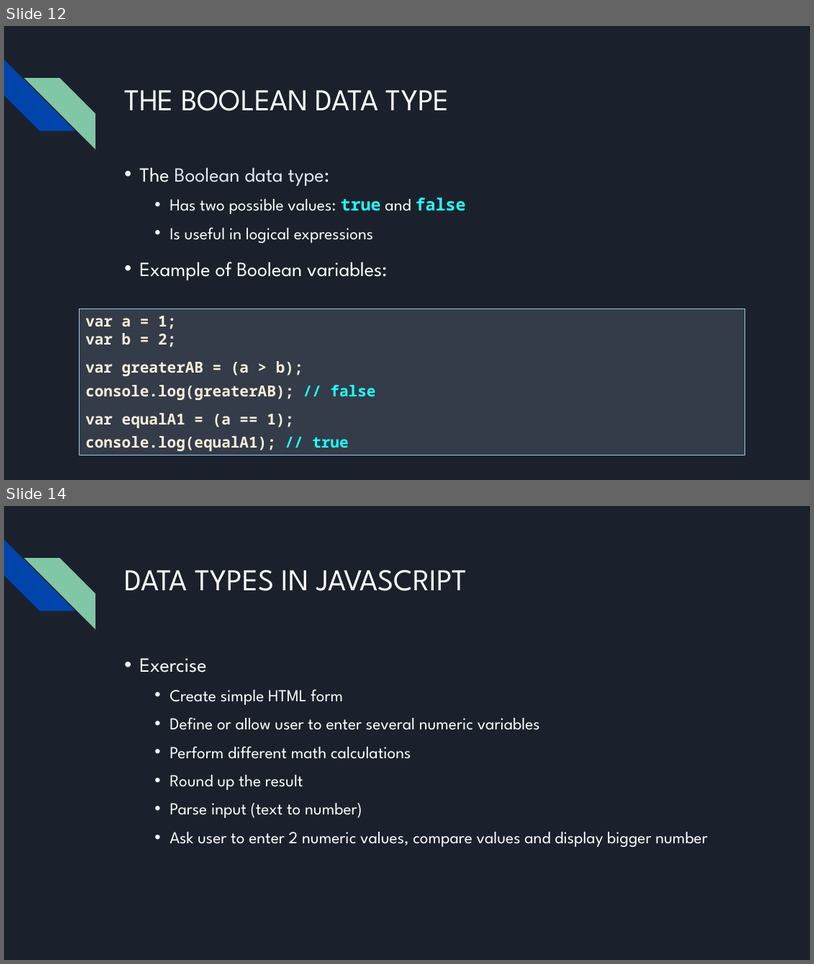
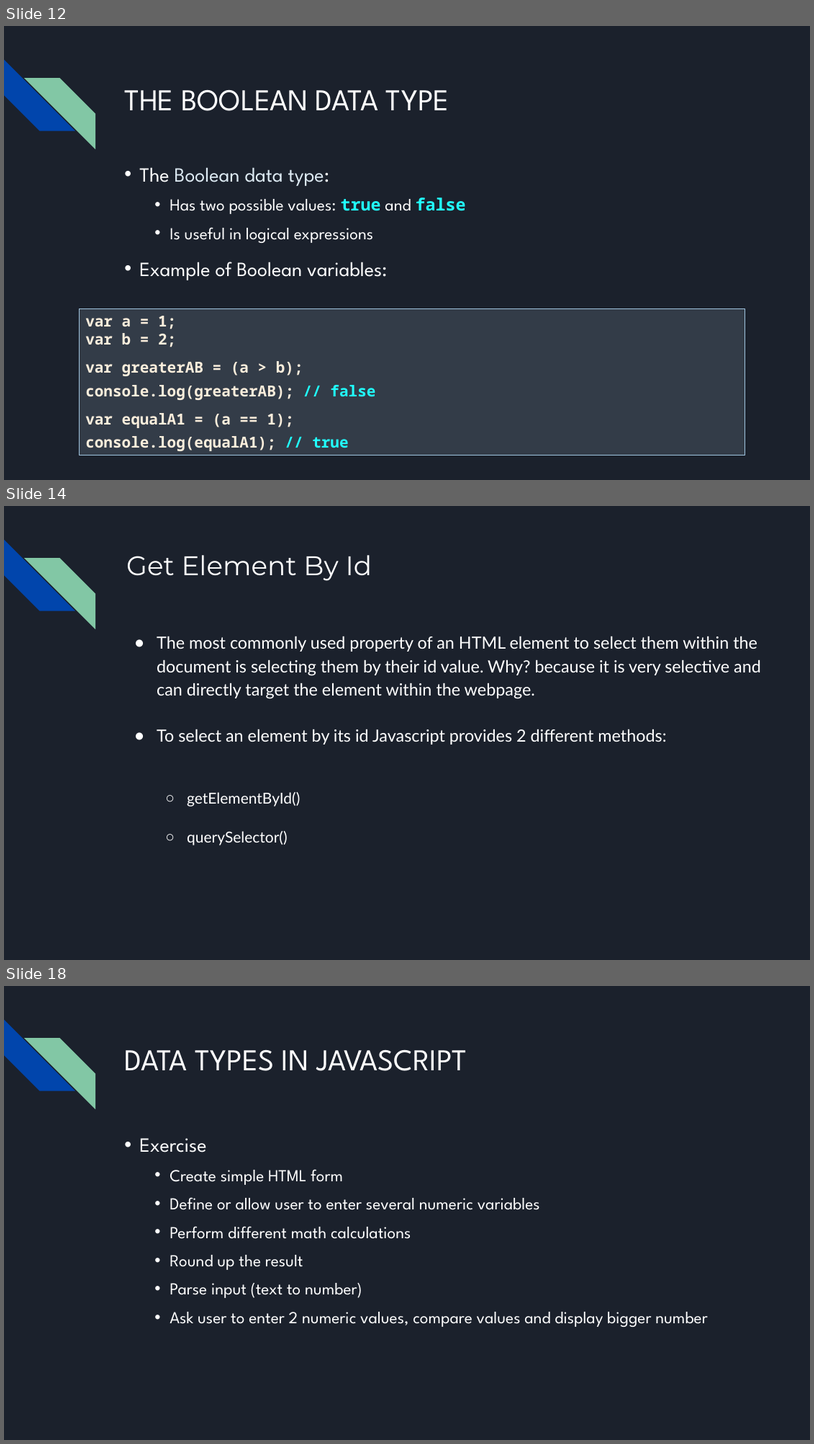
Before and after one commit to bulhard/Javascript-Programming-2022, a slide deck: Presentations/04 JavaScript syntax - Presentation.pptx. Shown one above the other, each under a label of ours: slides 12 and 14 before the commit, slides 12, 14 and 18 after it; the slides between them are not shown. The pictures are 814x964 and 814x1444 pixels, drawn with LibreOffice and Linux fonts; fonts in the diff are those of the drawing. Boxes give left, top, right and bottom in pixels: in the first picture for what was removed or moved away, otherwise in the second. Text is boxed around its words. In the diff, an @@ line names an element or a change of style, - is before the commit and + after.

Commit message:
Added some slides for selecting elements

```diff
--- a/Presentations/04 JavaScript syntax - Presentation.pptx
+++ b/Presentations/04 JavaScript syntax - Presentation.pptx
@@ slide 14 added at <box>4,506,810,960</box>, background #1B212C; not listed: 2 template elements that a slide beside it also shows @@
@@ title added at <box>126,555,373,581</box>, 32 pt, text #FFFFFF @@
+Get Element By Id
@@ text added at <box>157,636,761,845</box>, 20 pt, text #FFFFFF @@
+● The most commonly used property of an HTML element to select them within the document is selecting them by their id value. Why? because it is very selective and can directly target the element within the webpage.
+● To select an element by its id Javascript provides 2 different methods:
+  ○ getElementById()
+  ○ querySelector()
@@ what was slide 14 is now slide 18 @@
```
Also in this commit, not shown: 9 slides changed, 3 other slides added.
